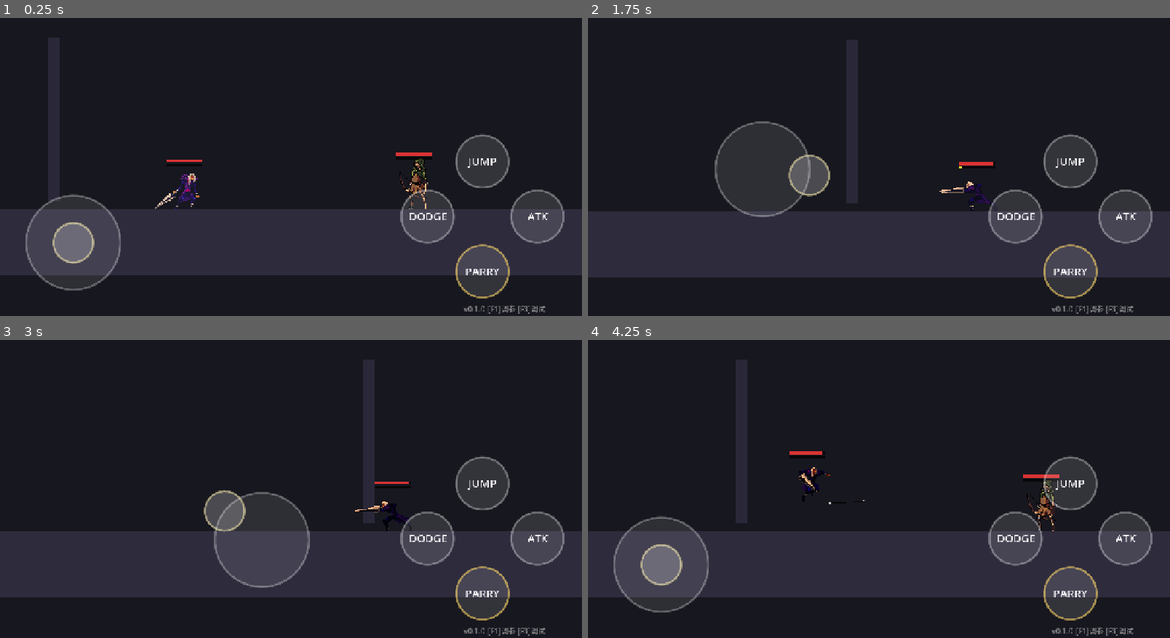
Above: before the commit, frames 1-4 (two rows, left to right).
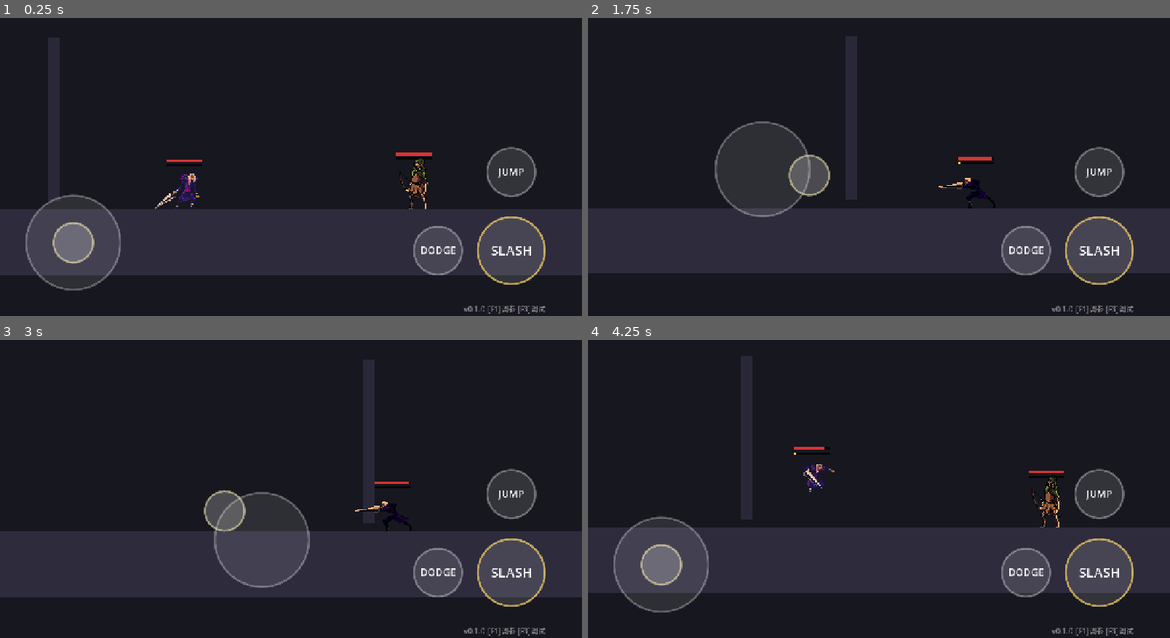
Above: after the commit, the same moments.

Repository: CyberpunkPsychosis/ai-game-engine
Game: Godot game, scene res://scenes/main.tscn
The game is run twice, just before and just after one commit, with the same random seed, the same clock (stepped at 60 frames per second) and the same inputs.
Inputs (mouse positions are in pixels of both pictures, inside the frame that each line leads up to):
- Up to frame 1 (0.25 s): no input
- Up to frame 2 (1.75 s): tap Enter at 0.5 s; drag from (879, 152) to (774, 190) at 0.52 s; drag from (762, 169) to (919, 190) at 1.27 s
- Up to frame 3 (3 s): move the mouse to (349, 402) at 2.02 s; hold A (move_left) 2.03-2.75 s; tap L (special) at 2.1 s; tap Space (jump) at 2.3 s; drag from (261, 539) to (116, 426) at 2.77 s
- Up to frame 4 (4.25 s): move the mouse to (1053, 524) at 3.52 s; hold D (move_right) from 3.53 s (still down); tap J (attack) at 3.6 s; tap Space (jump) at 3.77, 4.07 s; tap K (dash) at 3.8 s

The runs differ from the first frame. In frame 1, 7.3% of the frame differs, in the area x 68-97%, y 38-95%; in frame 2, 9.7%; in frame 3, 7.3%; in frame 4, 11%, in the area x 0-100%, y 5-95%.

Commit message:
触控合并攻击+弹反为一个SLASH键(挥刀即拼刀,一键同时attack+dash)；按钮三键布局(跳/闪/斩)；弹反窗口0.5→0.32、箭480→560 改回原值

Diff:
--- a/scripts/player.gd
+++ b/scripts/player.gd
@@ -28,7 +28,7 @@
 	anim_fall = "jump"     # 没有独立下落帧，下落复用 jump
 	can_parry = true       # 主角能弹反（点 K/Shift）
 	can_dodge = true       # 主角能闪避（点 L）—— 暂代格挡
-	parry_window = 0.5     # 弹反窗口放宽(手机看箭来反应慢)，更好弹
+	parry_window = 0.32    # 弹反窗口放宽，更好弹
 	# 主角是长突刺，攻击框要够长够远（之前太短砍空）
 	attack_reach = 46.0
 	attack_size = Vector2(64, 40)
--- a/scripts/skel_archer.gd
+++ b/scripts/skel_archer.gd
@@ -127,7 +127,7 @@
 	if pl:
 		target = pl.global_position + Vector2(0.0, -30.0)               # 瞄准玩家躯干
 	var a := Arrow.new()
-	a.setup(target - from, 480.0)   # 箭速 480：比原来利落，又给手机留出反应/弹反时间
+	a.setup(target - from, 560.0)   # 箭提速(330->560)，更利落
 	var scene := get_tree().current_scene
 	if scene:
 		scene.add_child(a)
--- a/scripts/touch_controls.gd
+++ b/scripts/touch_controls.gd
@@ -1,17 +1,17 @@
 extends Control
 class_name TouchControls
-## 手机虚拟操作层：左摇杆走位(模拟量) + 右侧菱形四键(跳/攻/弹反/闪)。
+## 手机虚拟操作层：左摇杆走位(模拟量) + 右侧三键(跳/闪/斩)。
 ## 全自绘、支持多点触控(走位同时出招)。把触摸映射到现有 InputMap 动作，
 ## 玩家脚本完全不用改（player.gd 照常读 Input）。
 ##
 ## 用法：放进一个 CanvasLayer，set_anchors_preset(PRESET_FULL_RECT)。
 
-# 菱形四键：动作名 -> 显示文字（用英文，免内置字体缺中文字形显示成方块）
+# 右手三键。SLASH 一个键同时按 attack+dash —— 挥刀即拼刀：挥得正好就把箭/招架开，
+# 不用再分"攻击"和"弹反"两个键。off 单位=_ui，r=半径倍数，hot=招牌高亮。
 const BTNS := [
-	{"act": "jump",    "lab": "JUMP"},    # 上
-	{"act": "special", "lab": "DODGE"},   # 左
-	{"act": "attack",  "lab": "ATK"},     # 右
-	{"act": "dash",    "lab": "PARRY"},   # 下(拇指常驻 = 招牌弹反)
+	{"off": Vector2(0.35, -1.05), "r": 0.46, "lab": "JUMP",  "acts": ["jump"]},
+	{"off": Vector2(-1.05, 0.45), "r": 0.46, "lab": "DODGE", "acts": ["special"]},
+	{"off": Vector2(0.35, 0.45),  "r": 0.64, "lab": "SLASH", "acts": ["attack", "dash"], "hot": true},
 ]
 
 var _font: Font
@@ -49,19 +49,13 @@
 	return _ui() * 0.9
 
 func _btn_center() -> Vector2:
-	return Vector2(size.x - _ui() * 1.9, size.y - _ui() * 1.9)
-
-func _btn_radius() -> float:
-	return _ui() * 0.5
+	return Vector2(size.x - _ui() * 1.7, size.y - _ui() * 1.7)
 
 func _btn_pos(i: int) -> Vector2:
-	var c := _btn_center()
-	var s := _ui() * 1.05
-	match i:
-		0: return c + Vector2(0, -s)   # 跳(上)
-		1: return c + Vector2(-s, 0)   # 闪(左)
-		2: return c + Vector2(s, 0)    # 攻(右)
-		_: return c + Vector2(0, s)    # 弹反(下)
+	return _btn_center() + (BTNS[i]["off"] as Vector2) * _ui()
+
+func _btn_radius(i: int) -> float:
+	return _ui() * float(BTNS[i]["r"])
 
 # ---------------------------------------------------------------- 输入
 func _gui_input(event: InputEvent) -> void:
@@ -95,12 +89,12 @@
 			accept_event()
 
 func _press(idx: int, pos: Vector2) -> void:
-	# 命中某个按钮？
+	# 命中某个按钮？(存按钮下标；SLASH 会一次按下多个动作)
 	for i in BTNS.size():
-		if pos.distance_to(_btn_pos(i)) <= _btn_radius() * 1.15:
-			var act: String = BTNS[i]["act"]
-			_active[idx] = act
-			Input.action_press(act)        # 触发 just_pressed(弹反/攻击/跳 都靠它)
+		if pos.distance_to(_btn_pos(i)) <= _btn_radius(i) * 1.12:
+			_active[idx] = i
+			for a in BTNS[i]["acts"]:
+				Input.action_press(a)      # 触发 just_pressed(攻击/弹反/跳 都靠它)
 			queue_redraw()
 			return
 	# 否则按在左半屏 → 摇杆(基座落在按下处，跟手)
@@ -123,16 +117,17 @@
 	queue_redraw()
 
 func _release(idx: int) -> void:
-	var role: String = _active.get(idx, "")
-	if role == "":
+	if not _active.has(idx):
 		return
+	var role = _active[idx]
 	_active.erase(idx)
-	if role == "joy":
+	if role is String and role == "joy":
 		_joy_active = false
 		_joy_vec = Vector2.ZERO
 		_clear_move()
-	else:
-		Input.action_release(role)        # 松开 → 触发 just_released(变跳高度靠它)
+	elif role is int:
+		for a in BTNS[role]["acts"]:
+			Input.action_release(a)       # 松开 → just_released(变跳高度靠它)
 	queue_redraw()
 
 # 摇杆 x 偏移 → 模拟量走位(player 用 get_axis 读 strength)
@@ -164,9 +159,10 @@
 	# 离场清掉所有按住的键，免得卡键
 	_clear_move()
 	for idx in _active.keys():
-		var role: String = _active[idx]
-		if role != "joy":
-			Input.action_release(role)
+		var role = _active[idx]
+		if role is int:
+			for a in BTNS[role]["acts"]:
+				Input.action_release(a)
 	_active.clear()
 
 # ---------------------------------------------------------------- 自绘
@@ -181,20 +177,20 @@
 	var knob := jb + (_joy_vec if _joy_active else Vector2.ZERO)
 	draw_circle(knob, jr * 0.42, Color(1, 1, 1, 0.22))
 	draw_arc(knob, jr * 0.42, 0, TAU, 32, Color(1, 0.95, 0.7, 0.55), 3.0, true)
-	# 四键
+	# 三键
 	for i in BTNS.size():
 		var p := _btn_pos(i)
-		var br := _btn_radius()
+		var br := _btn_radius(i)
 		var held := false
 		for v in _active.values():
-			if v == BTNS[i]["act"]:
+			if v is int and int(v) == i:
 				held = true
 				break
-		var fill := Color(1, 0.9, 0.6, 0.28) if held else Color(1, 1, 1, 0.12)
-		var ring := Color(1, 0.9, 0.6, 0.85) if held else Color(1, 1, 1, 0.34)
-		# 弹反键(i==3)高亮一点：招牌机制
-		if i == 3 and not held:
-			ring = Color(1.0, 0.85, 0.4, 0.6)
+		var fill := Color(1, 0.9, 0.6, 0.30) if held else Color(1, 1, 1, 0.12)
+		var ring := Color(1, 0.9, 0.6, 0.9) if held else Color(1, 1, 1, 0.34)
+		# 招牌键(SLASH)高亮一点
+		if bool(BTNS[i].get("hot", false)) and not held:
+			ring = Color(1.0, 0.85, 0.4, 0.7)
 		draw_circle(p, br, fill)
 		draw_arc(p, br, 0, TAU, 40, ring, 3.0, true)
 		if _font:
